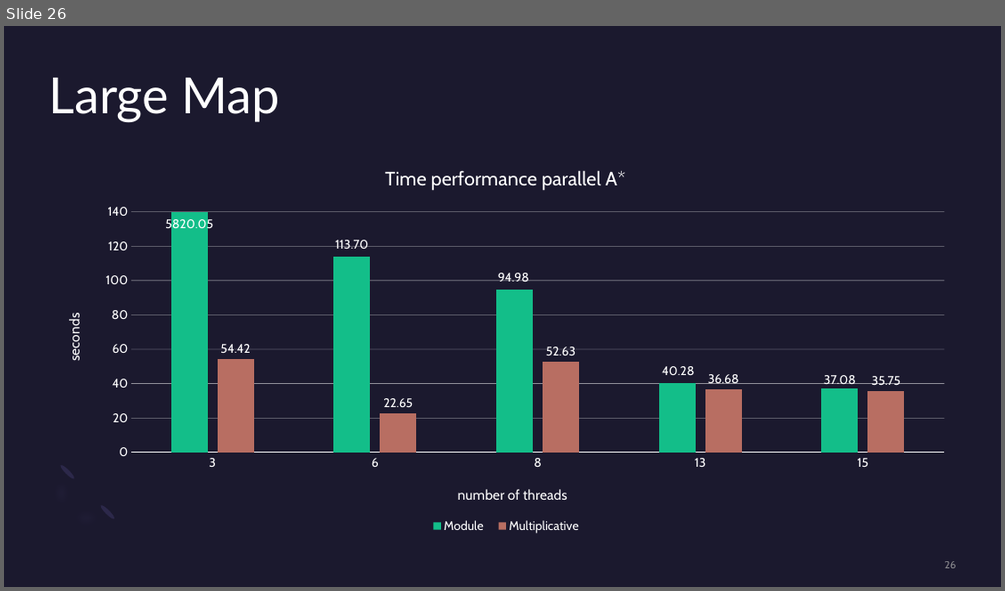
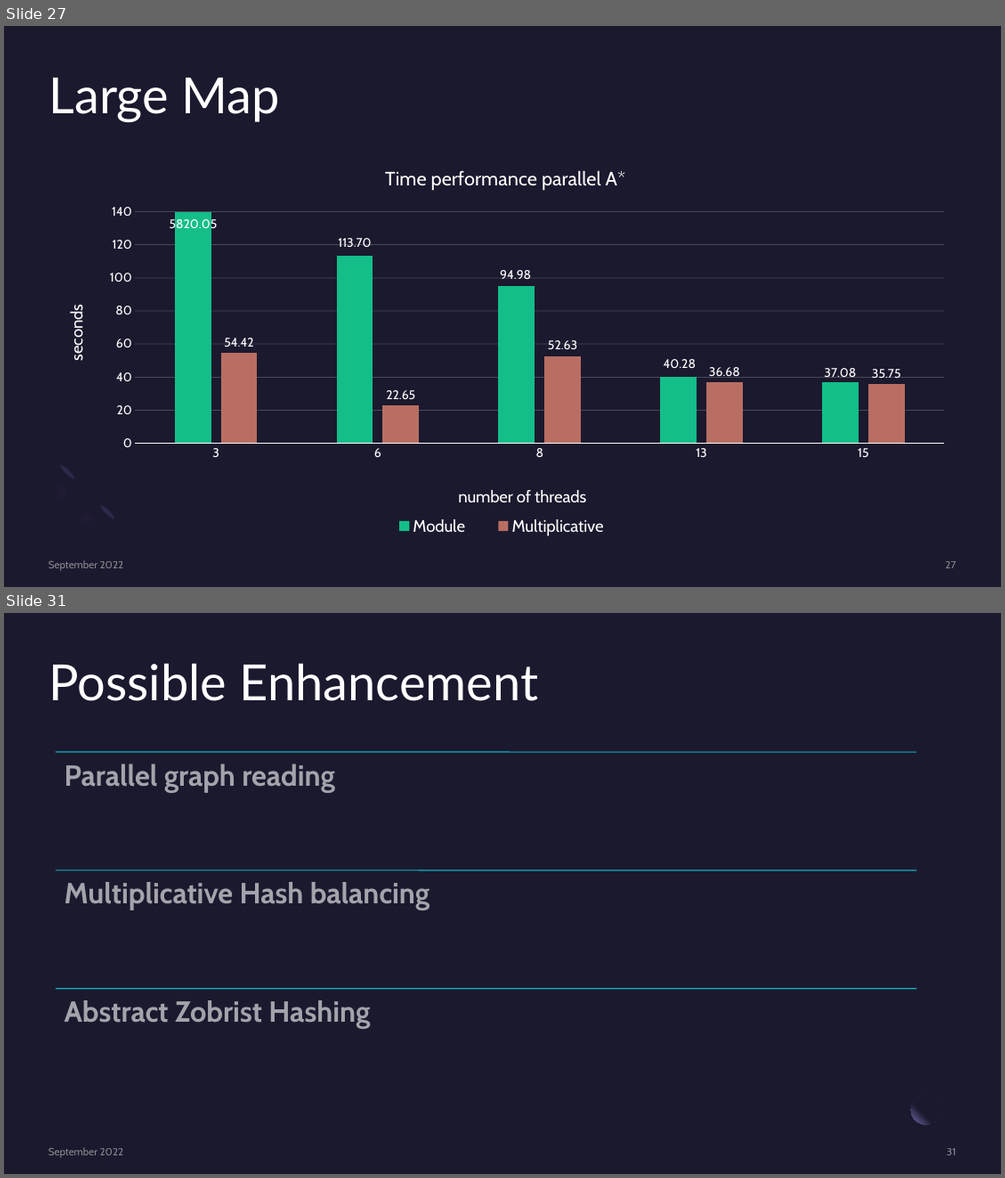
Before and after one commit to Salvo-kun/a-star, a slide deck: presentation/astar_slides.pptx. Shown one above the other, each under a label of ours: slide 26 before the commit, slides 27 and 31 after it; the slides between them are not shown. The pictures are 1005x591 and 1005x1178 pixels, drawn with LibreOffice and Linux fonts; fonts in the diff are those of the drawing. Boxes give left, top, right and bottom in pixels: in the first picture for what was removed or moved away, otherwise in the second. Text is boxed around its words. In the diff, an @@ line names an element or a change of style, - is before the commit and + after.

```diff
--- a/presentation/astar_slides.pptx
+++ b/presentation/astar_slides.pptx
@@ slide 31 added at (x1=4, y1=613, x2=1001, y2=1174), background #1B192E @@
@@ title added at (x1=49, y1=663, x2=538, y2=701), 48 pt, text #FFFFFF @@
+Possible Enhancement
@@ group added at (x1=56, y1=752, x2=916, y2=1029): 3 lines, 3 texts @@
+Parallel graph reading
+Multiplicative Hash balancing
+Abstract Zobrist Hashing
@@ rectangle added at (x1=940, y1=1089, x2=971, y2=1119), fill #1B192E at 80% opacity @@
@@ ellipse added at (x1=911, y1=1095, x2=940, y2=1125), fill gradient #1B192E to #7771B2 @@
@@ text added at (x1=48, y1=1147, x2=124, y2=1158), 10 pt, text #A6A6A6 at 80% opacity @@
+September 2022
@@ page number added at (x1=947, y1=1148, x2=955, y2=1155), 10 pt, text #A6A6A6 at 80% opacity @@
+31
@@ what was slide 26 is now slide 27 @@
@@ slide 27 changed as well @@
@@ column chart at (x1=48, y1=150, x2=963, y2=542) @@
@@ legend changed @@
@@ value axis changed @@
@@ text added at (x1=48, y1=560, x2=124, y2=571), 10 pt, text #A6A6A6 at 80% opacity @@
+September 2022
@@ page number at (x1=945, y1=561, x2=955, y2=568): text changed @@
-26
+27
```
Also in this commit, not shown: 24 other slides changed, 5 other slides added, 5 slides removed, 3 other files.
